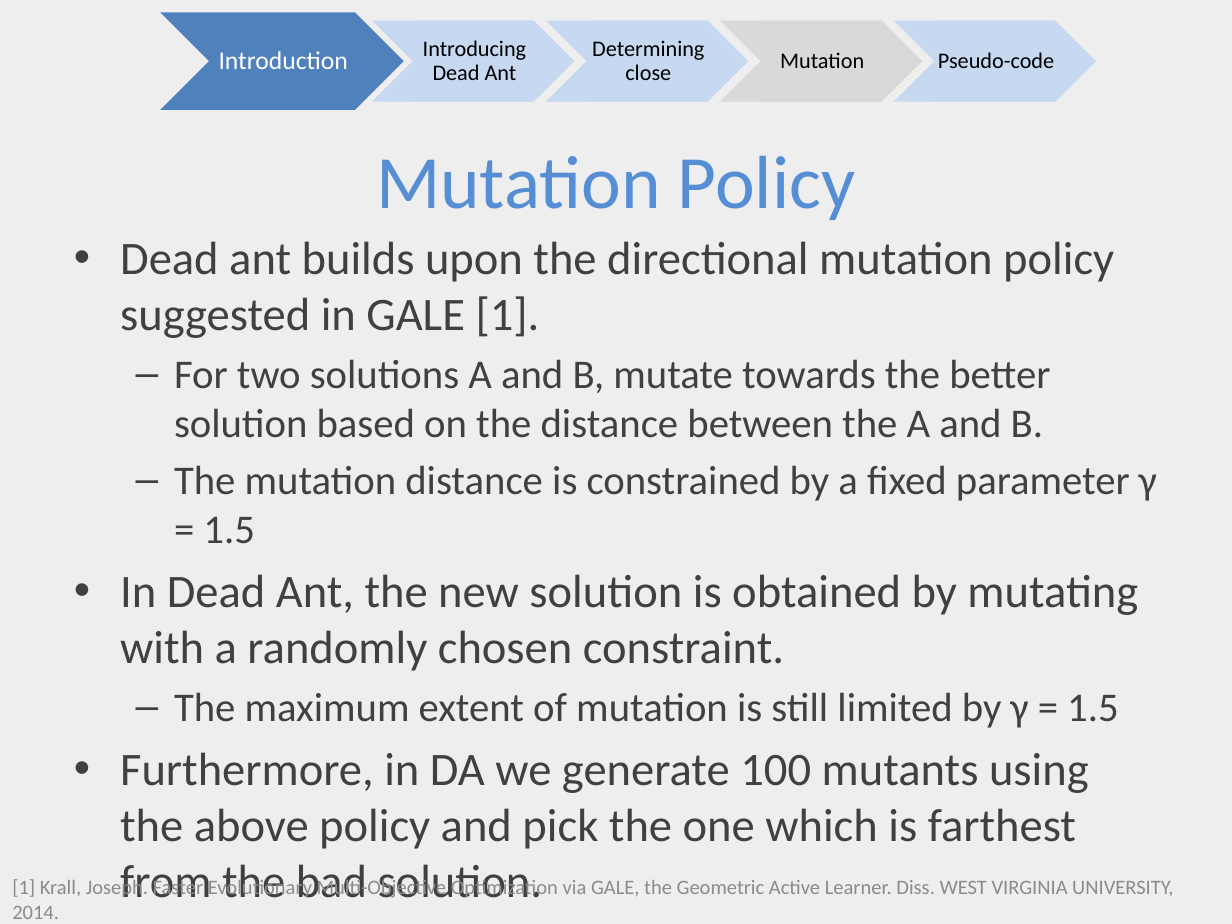
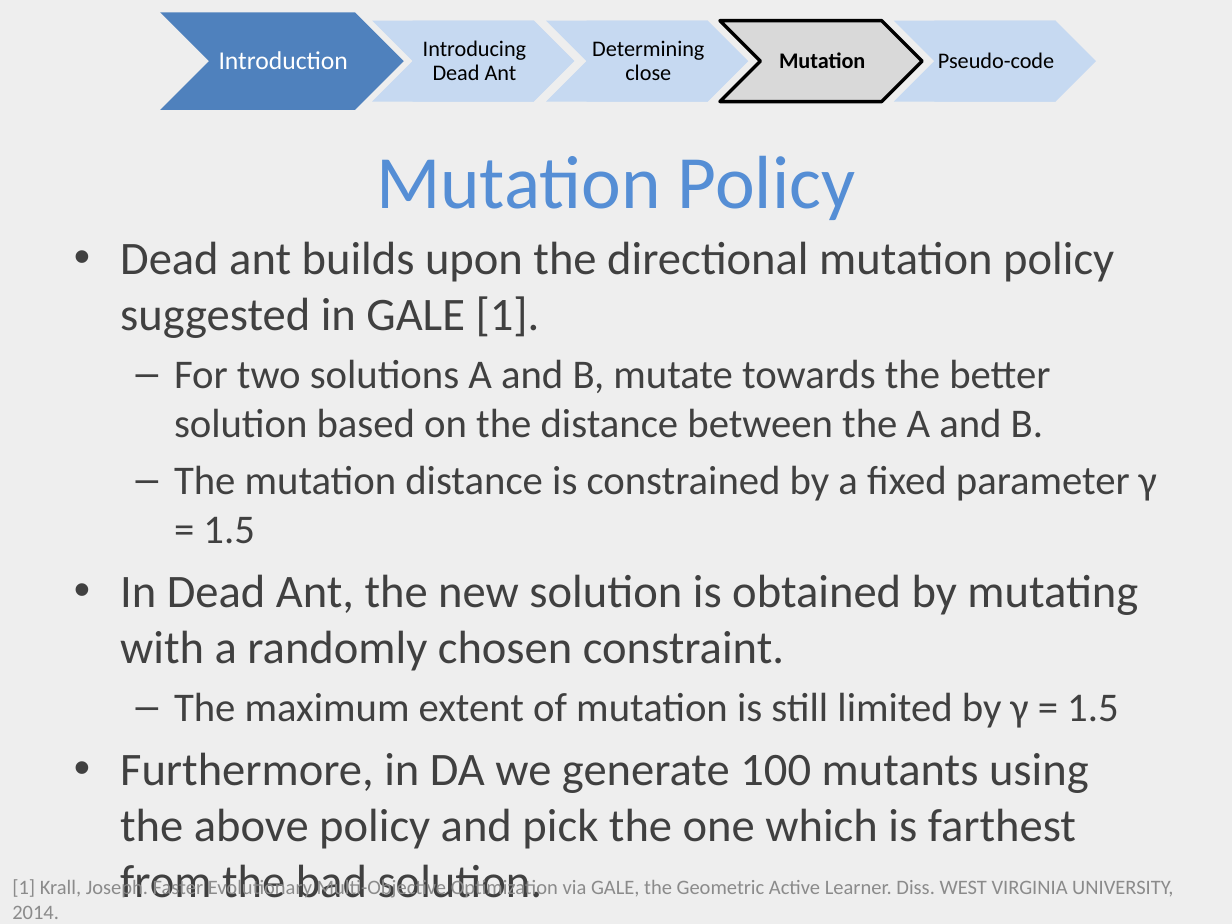
Before and after one commit to ai-se/Rahul, a slide deck: slide 5 of DEADANT/deadAnt.pptx. Drawn at 1232x924 pixels with LibreOffice and Linux fonts; fonts in the diff are those of the drawing. Boxes give left, top, right and bottom in pixels: in the first picture for what was removed or moved away, otherwise in the second. Text is boxed around its words. In the diff, an @@ line names an element or a change of style, - is before the commit and + after.

```diff
--- a/DEADANT/deadAnt.pptx
+++ b/DEADANT/deadAnt.pptx
@@ chevron at (719, 21, 922, 102): outline none to #000000 2 pt @@
@@ text "Mutation": place and size @@
-text "Mutation" at (760, 21, 881, 102)
+text "Mutation" at (779, 52, 865, 68)
@@ text "Mutation" at (779, 52, 865, 68): bold on; fill #D9D9D9 to none @@
```
Also in this commit, not shown: 6 other slides changed, 2 slides added, 2 slides removed.
